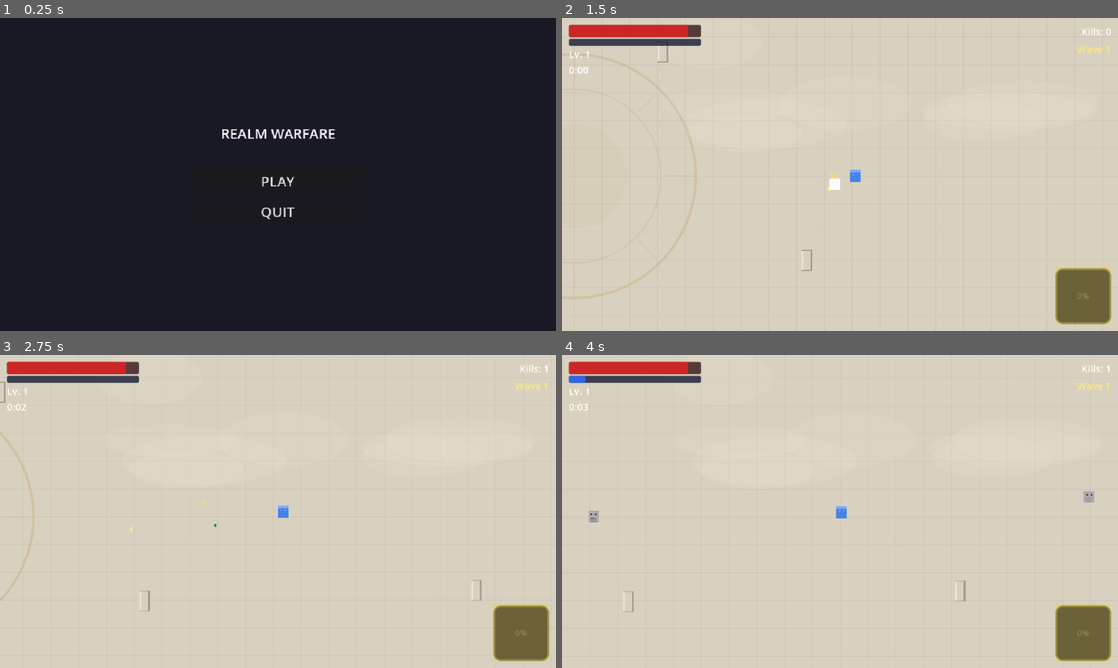
Above: before the commit, frames 1-4 (two rows, left to right).
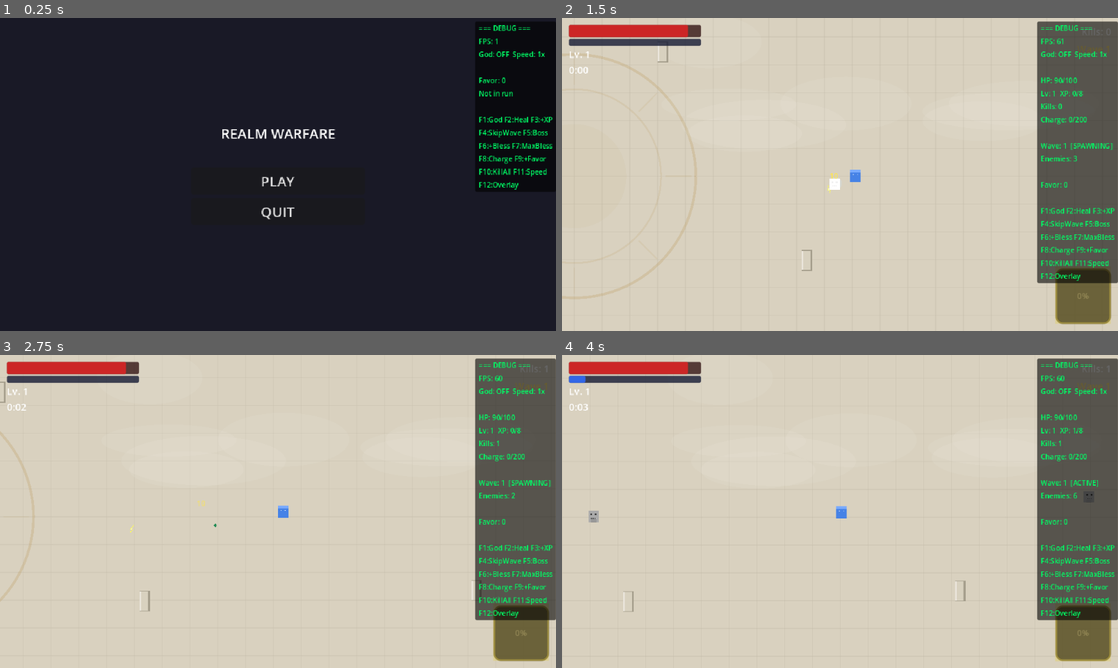
Above: after the commit, the same moments.

Repository: LshMakh/RealmWarfare
Game: Godot game, scene res://scenes/main_menu/main_menu.tscn
Same seed, same stepped clock (60 frames per second), same inputs: the game is played once before the commit and once after it.
Inputs (mouse positions are in pixels of both pictures, inside the frame that each line leads up to):
- Up to frame 1 (0.25 s): no input
- Up to frame 2 (1.5 s): click "PLAY" at 0.5 s; tap Enter at 1.25 s; move the mouse to (962, 158) at 1.27 s; hold D (move_right) from 1.28 s (still down); click (962, 158) at 1.42 s
- Up to frame 3 (2.75 s): release D (move_right) at 2 s; drag from (166, 527) to (300, 511) at 2.02 s
- Up to frame 4 (4 s): move the mouse to (895, 442) at 2.77 s; hold D (move_right) 2.78-3.5 s; drag from (812, 574) to (673, 464) at 3.52 s

The runs differ from the first frame. In frame 1, 1.1% of the frame differs, in the area x 86-100%, y 2-55%; in frame 2, 12%, in the area x 85-100%, y 1-85%; in frame 3, 12%; in frame 4, 12%.

Commit message:
feat: add debug mode with overlay and keyboard shortcuts
Editor-only debug system (auto-disabled in export builds) with F1-F12
shortcuts for god mode, heal, XP/wave/boss skip, blessing grants,
ability charge, favor, kill-all, game speed, and a live state overlay.

Diff:
--- a/project.godot
+++ b/project.godot
@@ -25,6 +25,7 @@
 GameState="*res://scripts/autoload/game_state.gd"
 JuiceManager="*res://scripts/systems/juice_manager.gd"
 FavorManager="*res://scripts/systems/favor_manager.gd"
+DebugManager="*res://scripts/autoload/debug_manager.gd"
 
 [display]
 
--- /dev/null
+++ b/scripts/autoload/debug_manager.gd
@@ -0,0 +1,307 @@
+extends Node
+
+## Debug manager — keyboard shortcuts + overlay for testing.
+## Auto-disables in export builds via OS.is_debug_build().
+## References are set by run.gd at run start.
+
+# Run references (set/cleared per run)
+var _player: CharacterBody2D = null
+var _wave_manager: WaveManager = null
+var _blessing_manager: BlessingManager = null
+
+# Debug state
+var _god_mode: bool = false
+var _speed_index: int = 0
+var _overlay_visible: bool = true
+const SPEED_OPTIONS: Array[float] = [1.0, 2.0, 4.0]
+
+# Overlay nodes
+var _canvas_layer: CanvasLayer = null
+var _label: Label = null
+
+
+func _ready() -> void:
+	if not OS.is_debug_build():
+		set_process(false)
+		set_process_unhandled_input(false)
+		return
+
+	process_mode = Node.PROCESS_MODE_ALWAYS
+	_build_overlay()
+
+
+func set_run_references(player: CharacterBody2D, wave_manager: WaveManager, blessing_manager: BlessingManager) -> void:
+	_player = player
+	_wave_manager = wave_manager
+	_blessing_manager = blessing_manager
+
+
+func clear_run_references() -> void:
+	_player = null
+	_wave_manager = null
+	_blessing_manager = null
+	_god_mode = false
+	_speed_index = 0
+	Engine.time_scale = 1.0
+
+
+# --- Overlay ---
+
+func _build_overlay() -> void:
+	_canvas_layer = CanvasLayer.new()
+	_canvas_layer.layer = 120
+	add_child(_canvas_layer)
+
+	var panel := PanelContainer.new()
+	var style := StyleBoxFlat.new()
+	style.bg_color = Color(0.0, 0.0, 0.0, 0.6)
+	style.corner_radius_top_left = 2
+	style.corner_radius_top_right = 2
+	style.corner_radius_bottom_left = 2
+	style.corner_radius_bottom_right = 2
+	style.content_margin_left = 4.0
+	style.content_margin_right = 4.0
+	style.content_margin_top = 2.0
+	style.content_margin_bottom = 2.0
+	panel.add_theme_stylebox_override("panel", style)
+	panel.anchor_left = 1.0
+	panel.anchor_right = 1.0
+	panel.anchor_top = 0.0
+	panel.anchor_bottom = 0.0
+	panel.offset_left = -4.0
+	panel.offset_top = 4.0
+	panel.grow_horizontal = Control.GROW_DIRECTION_BEGIN
+	_canvas_layer.add_child(panel)
+
+	_label = Label.new()
+	_label.horizontal_alignment = HORIZONTAL_ALIGNMENT_LEFT
+	_label.add_theme_font_size_override("font_size", 8)
+	_label.add_theme_color_override("font_color", Color(0.0, 1.0, 0.4, 1.0))
+	panel.add_child(_label)
+
+
+func _process(_delta: float) -> void:
+	if _god_mode and _player and is_instance_valid(_player):
+		_player.hurtbox._invincible = true
+
+	if _overlay_visible and _label:
+		_update_overlay()
+
+
+func _update_overlay() -> void:
+	var lines: PackedStringArray = PackedStringArray()
+
+	lines.append("=== DEBUG ===")
+	lines.append("FPS: %d" % Engine.get_frames_per_second())
+	lines.append("God: %s  Speed: %.0fx" % ["ON" if _god_mode else "OFF", SPEED_OPTIONS[_speed_index]])
+
+	if GameState.is_run_active:
+		lines.append("")
+		if _player and is_instance_valid(_player):
+			lines.append("HP: %d/%d" % [_player.health_component.current_health, _player.health_component.max_health])
+		lines.append("Lv: %d  XP: %d/%d" % [GameState.player_level, GameState.player_xp, GameState.xp_to_next_level])
+		lines.append("Kills: %d" % GameState.kills)
+		lines.append("Charge: %.0f/%.0f" % [GameState.ability_charge, GameState.ability_charge_max])
+
+		if _wave_manager:
+			lines.append("")
+			lines.append("Wave: %d  [%s]" % [GameState.current_wave, _wave_state_name()])
+			lines.append("Enemies: %d" % _wave_manager._get_total_active_enemies())
+
+		if _blessing_manager:
+			var ids: Array[StringName] = _blessing_manager.get_active_blessing_ids()
+			if ids.size() > 0:
+				lines.append("")
+				lines.append("Blessings:")
+				for bid: StringName in ids:
+					var level: int = _blessing_manager.get_blessing_level(bid)
+					var short_name: String = str(bid).replace("zeus_", "")
+					lines.append("  %s Lv%d" % [short_name, level])
+
+		lines.append("")
+		lines.append("Favor: %d" % GameState.favor)
+	else:
+		lines.append("")
+		lines.append("Favor: %d" % GameState.favor)
+		lines.append("Not in run")
+
+	lines.append("")
+	lines.append("F1:God F2:Heal F3:+XP")
+	lines.append("F4:SkipWave F5:Boss")
+	lines.append("F6:+Bless F7:MaxBless")
+	lines.append("F8:Charge F9:+Favor")
+	lines.append("F10:KillAll F11:Speed")
+	lines.append("F12:Overlay")
+
+	_label.text = "\n".join(lines)
+
+
+func _wave_state_name() -> String:
+	if not _wave_manager:
+		return "???"
+	match _wave_manager._state:
+		WaveManager.WaveState.IDLE:
+			return "IDLE"
+		WaveManager.WaveState.SPAWNING:
+			return "SPAWNING"
+		WaveManager.WaveState.ACTIVE:
+			return "ACTIVE"
+		WaveManager.WaveState.BREATHER:
+			return "BREATHER"
+		WaveManager.WaveState.BOSS:
+			return "BOSS"
+		WaveManager.WaveState.DONE:
+			return "DONE"
+	return "???"
+
+
+# --- Input ---
+
+func _unhandled_input(event: InputEvent) -> void:
+	if not event is InputEventKey or not event.pressed or event.echo:
+		return
+
+	match (event as InputEventKey).keycode:
+		KEY_F1:
+			_toggle_god_mode()
+		KEY_F2:
+			_heal_full()
+		KEY_F3:
+			_grant_xp()
+		KEY_F4:
+			_skip_wave()
+		KEY_F5:
+			_skip_to_boss()
+		KEY_F6:
+			_cycle_blessing()
+		KEY_F7:
+			_max_blessings()
+		KEY_F8:
+			_fill_ability()
+		KEY_F9:
+			_grant_favor()
+		KEY_F10:
+			_kill_all_enemies()
+		KEY_F11:
+			_cycle_speed()
+		KEY_F12:
+			_toggle_overlay()
+
+
+# --- Actions ---
+
+func _toggle_god_mode() -> void:
+	if not _player or not is_instance_valid(_player):
+		return
+	_god_mode = not _god_mode
+	_player.hurtbox._invincible = _god_mode
+	print("[DEBUG] God mode: %s" % ("ON" if _god_mode else "OFF"))
+
+
+func _heal_full() -> void:
+	if not _player or not is_instance_valid(_player):
+		return
+	var health: HealthComponent = _player.health_component
+	health.heal(health.max_health)
+	print("[DEBUG] Healed to full")
+
+
+func _grant_xp() -> void:
+	if not GameState.is_run_active:
+		return
+	GameState.add_xp(500)
+	print("[DEBUG] +500 XP (level %d)" % GameState.player_level)
+
+
+func _skip_wave() -> void:
+	if not _wave_manager or not GameState.is_run_active:
+		return
+	_wave_manager._wave_enemies_remaining = 0
+	_wave_manager._breather_timer = 0.0
+	_wave_manager._sub_waves_remaining = 0
+	_wave_manager._state = WaveManager.WaveState.IDLE
+	print("[DEBUG] Skipped to next wave")
+
+
+func _skip_to_boss() -> void:
+	if not _wave_manager or not GameState.is_run_active:
+		return
+	_wave_manager._wave_enemies_remaining = 0
+	_wave_manager._sub_waves_remaining = 0
+	_wave_manager._current_wave_index = _wave_manager.wave_table.size() - 1
+	_wave_manager._state = WaveManager.WaveState.IDLE
+	print("[DEBUG] Skipping to boss")
+
+
+func _cycle_blessing() -> void:
+	if not _blessing_manager or not GameState.is_run_active:
+		return
+	var available: Array[BlessingData] = _blessing_manager.available_blessings
+	if available.is_empty():
+		return
+
+	# Grant first unowned blessing
+	for blessing: BlessingData in available:
+		if _blessing_manager.get_blessing_level(blessing.blessing_id) == 0:
+			GameEvents.blessing_chosen.emit(blessing)
+			print("[DEBUG] Granted %s Lv1" % blessing.name)
+			return
+
+	# All owned — upgrade first non-maxed
+	for blessing: BlessingData in available:
+		var level: int = _blessing_manager.get_blessing_level(blessing.blessing_id)
+		if level < blessing.max_level:
+			GameEvents.blessing_chosen.emit(blessing)
+			print("[DEBUG] Upgraded %s to Lv%d" % [blessing.name, level + 1])
+			return
+
+	print("[DEBUG] All blessings maxed")
+
+
+func _max_blessings() -> void:
+	if not _blessing_manager or not GameState.is_run_active:
+		return
+	var available: Array[BlessingData] = _blessing_manager.available_blessings
+	for blessing: BlessingData in available:
+		var current_level: int = _blessing_manager.get_blessing_level(blessing.blessing_id)
+		while current_level < blessing.max_level:
+			GameEvents.blessing_chosen.emit(blessing)
+			current_level += 1
+	print("[DEBUG] All blessings maxed to Lv5")
+
+
+func _fill_ability() -> void:
+	if not GameState.is_run_active:
+		return
+	GameState.ability_charge = GameState.ability_charge_max
+	print("[DEBUG] Ability fully charged")
+
+
+func _grant_favor() -> void:
+	GameState.favor += 500
+	FavorManager.save_profile()
+	print("[DEBUG] +500 Favor (total: %d)" % GameState.favor)
+
+
+func _kill_all_enemies() -> void:
+	var killed: int = 0
+	for enemy: Node in get_tree().get_nodes_in_group("enemies"):
+		if enemy.visible and enemy.has_node("HealthComponent"):
+			var health: HealthComponent = enemy.get_node("HealthComponent") as HealthComponent
+			if health.current_health > 0:
+				health.take_damage(99999)
+				killed += 1
+	print("[DEBUG] Killed %d enemies" % killed)
+
+
+func _cycle_speed() -> void:
+	_speed_index = (_speed_index + 1) % SPEED_OPTIONS.size()
+	Engine.time_scale = SPEED_OPTIONS[_speed_index]
+	print("[DEBUG] Game speed: %.0fx" % SPEED_OPTIONS[_speed_index])
+
+
+func _toggle_overlay() -> void:
+	_overlay_visible = not _overlay_visible
+	if _canvas_layer:
+		_canvas_layer.visible = _overlay_visible
+	print("[DEBUG] Overlay: %s" % ("ON" if _overlay_visible else "OFF"))
--- a/scripts/run/run.gd
+++ b/scripts/run/run.gd
@@ -128,6 +128,10 @@
 	# Connect player death
 	GameEvents.player_died.connect(_on_player_died)
 
+	# Wire debug manager
+	if has_node("/root/DebugManager"):
+		get_node("/root/DebugManager").set_run_references(player, wave_manager, blessing_manager)
+
 
 func _on_player_died() -> void:
 	GameState.end_run()
